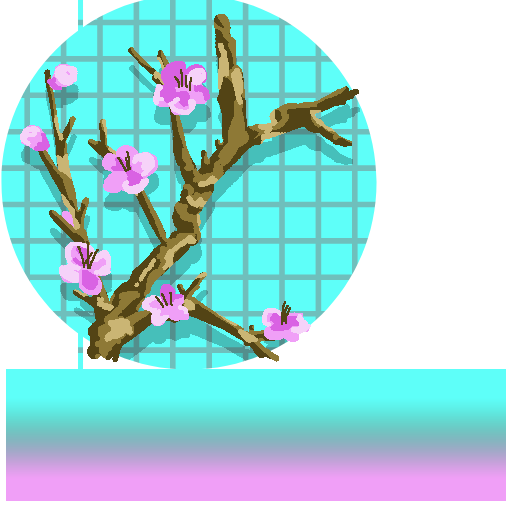
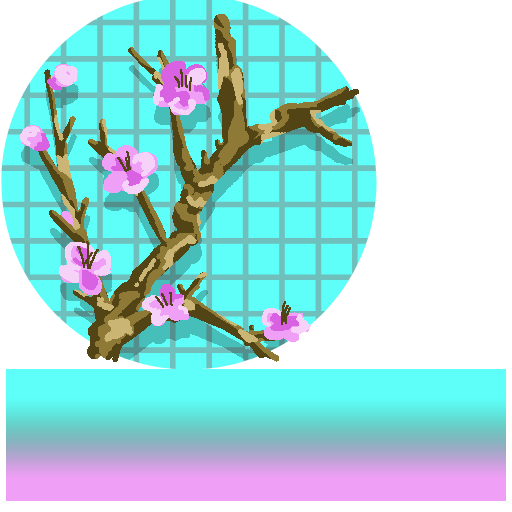
Before/after of a 512 × 512 layered artwork. What changed in the layer stack:
pixels changed over (78, 0, 84, 369) (layer not identified)
